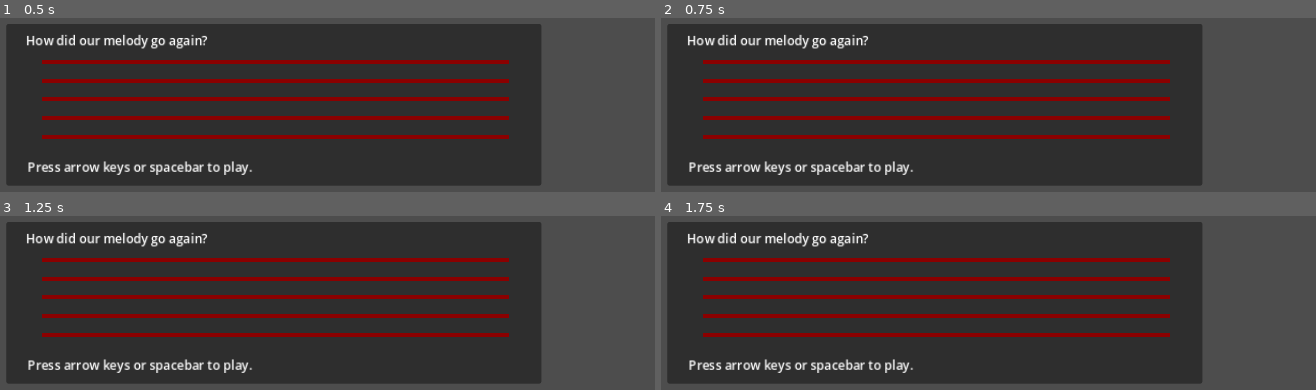
Above: before the commit, frames 1-4 (two rows, left to right).
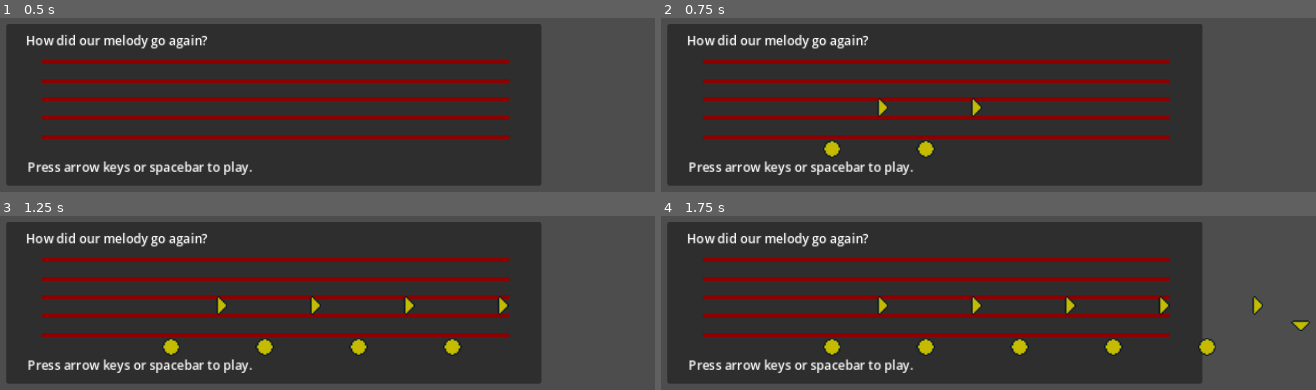
Above: after the commit, the same moments.

Repository: samkravitz/game2
Game: Godot game, scene res://scenes/melody.tscn
The game is run twice, just before and just after one commit, with the same random seed, the same clock (stepped at 60 frames per second) and the same inputs. This scene is started directly instead of the project's main scene.
Inputs:
- Up to frame 1 (0.5 s): no input
- Up to frame 2 (0.75 s): tap Enter at 0.5 s; hold Right (right) from 0.53 s (still down); hold Space (space) from 0.53 s (still down)
- Up to frame 3 (1.25 s): keep holding Right (right); keep holding Space (space)
- Up to frame 4 (1.75 s): release Right (right) at 1.28 s; release Space (space) at 1.28 s; hold Down (down) from 1.28 s (still down); tap Space (space) at 1.35 s

Frame 1 is identical in both runs. In frame 2, 0.6% of the frame differs, in the area x 24-50%, y 45-81%; in frame 3, 1.1%; in frame 4, 1.5%, in the area x 24-100%, y 45-81%.

Commit message:
Add note icons to the staff when playing

Diff:
--- a/scenes/melody.tscn
+++ b/scenes/melody.tscn
@@ -84,4 +84,6 @@
 wait_time = 0.15
 one_shot = true
 
+[node name="Sprite2D" type="Sprite2D" parent="."]
+
 [connection signal="timeout" from="NoteTimer" to="." method="_on_note_timer_timeout"]
--- a/scripts/melody.gd
+++ b/scripts/melody.gd
@@ -3,6 +3,7 @@
 enum KeyState {
 	KEY_NONE,
 	KEY_UP,
+	KEY_DOWN,
 	KEY_LEFT,
 	KEY_RIGHT,
 	KEY_SPACE,
@@ -10,7 +11,9 @@
 
 var state: KeyState
 var can_play_note := true
+
 @onready var player := $AudioStreamPlayer
+@onready var notes := []
 
 func _ready():
 	state = KeyState.KEY_NONE
@@ -20,29 +23,64 @@
 		if Input.is_action_pressed('up'):
 			can_play_note = false
 			player.stream = preload('res://assets/piano-d4.wav')
+			calculate_note_position(KeyState.KEY_UP)
 			player.play()
 			$NoteTimer.start()
 		if Input.is_action_pressed('down'):
 			can_play_note = false
+			calculate_note_position(KeyState.KEY_DOWN)
 			player.stream = preload('res://assets/piano-f3.wav')
 			player.play()
 			$NoteTimer.start()
 		if Input.is_action_pressed('space'):
 			can_play_note = false
+			calculate_note_position(KeyState.KEY_SPACE)
 			player.stream = preload('res://assets/piano-d3.wav')
 			player.play()
 			$NoteTimer.start()
 		if Input.is_action_pressed('left'):
 			can_play_note = false
+			calculate_note_position(KeyState.KEY_LEFT)
 			player.stream = preload('res://assets/piano-b4.mp3')
 			player.play()
 			$NoteTimer.start()
 		if Input.is_action_pressed('right'):
 			can_play_note = false
+			calculate_note_position(KeyState.KEY_RIGHT)
 			player.stream = preload('res://assets/piano-a3.wav')
 			player.play()
 			$NoteTimer.start()
 
+func calculate_note_position(note: KeyState):
+	var x = 0
+	var y = 0
+
+	var node = Sprite2D.new()
+
+	if note == KeyState.KEY_UP:
+		node.texture = preload('res://assets/melody_button_arrow.png')
+		node.rotation = -PI/2
+		node.position.y = 7
+	elif note == KeyState.KEY_DOWN:
+		node.position.y = 70
+		node.texture = preload('res://assets/melody_button_arrow.png')
+		node.rotation = PI/2
+	elif note == KeyState.KEY_LEFT:
+		node.position.y = 36
+		node.texture = preload('res://assets/melody_button_arrow.png')
+		node.rotation = PI
+	elif note == KeyState.KEY_RIGHT:
+		node.position.y = 49
+		node.texture = preload('res://assets/melody_button_arrow.png')
+	else:
+		node.position.y = 102
+		node.texture = preload('res://assets/melody_button_space.png')
+
+	node.scale = Vector2(2, 2)
+	node.position.x = 250 + notes.size() * 60
+
+	notes.push_back(note)
+	add_child(node)
 
 func _on_note_timer_timeout():
 	can_play_note = true
Binary file added: assets/melody_button_arrow.png
Not shown, added: assets/melody_button_arrow.png.import
Binary file added: assets/melody_button_space.png
Not shown, added: assets/melody_button_space.png.import
